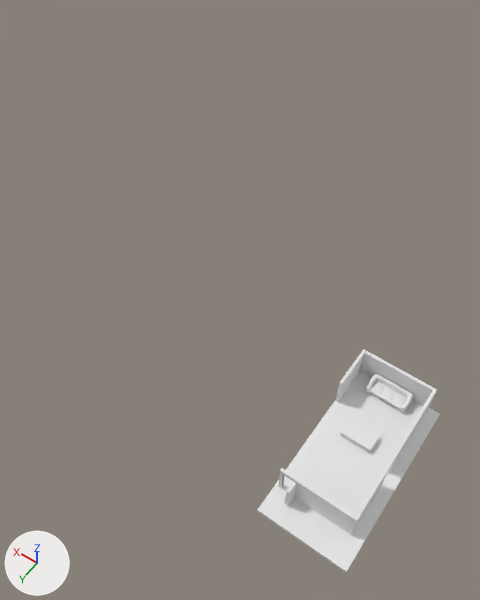
The Blender file modells/smartroom.blend: old version first, new version second.
Before and after are seen from a camera (50 mm lens) standing at (-45.0, 206.0, 383.0) and looking at (82.0, 28.0, 104.0). Lighting does not change. The marker at lower left points along +X, +Y and +Z.

The older version as bpy lines, for what is in view:
```python
ob_asztal_lap = bpy.data.objects.new('asztal lap', me_cylinder_000)
ob_asztal_lap.location = (4.5, 7.2, 1.5)
ob_asztal_lap.rotation_euler = (0.262, 0.262, 0.0)  # degrees (15, 15, 0)
ob_asztal_lap.scale = (0.0075, -0.0075, 0.019)
ob_fa_épület_alap = bpy.data.objects.new('Fa épület alap', me_cube_011)
ob_fa_épület_alap.location = (0.2, 22.8, -1.0)
ob_fa_épület_alap.scale = (30.0, 60.0, 1.0)
ob_kanapé_mesh = bpy.data.objects.new('Kanapé mesh', me_cube_010)
ob_kanapé_mesh.location = (3.4, -29.1, 5.0)
ob_kanapé_mesh.scale = (0.14, 0.06, 0.05)
```
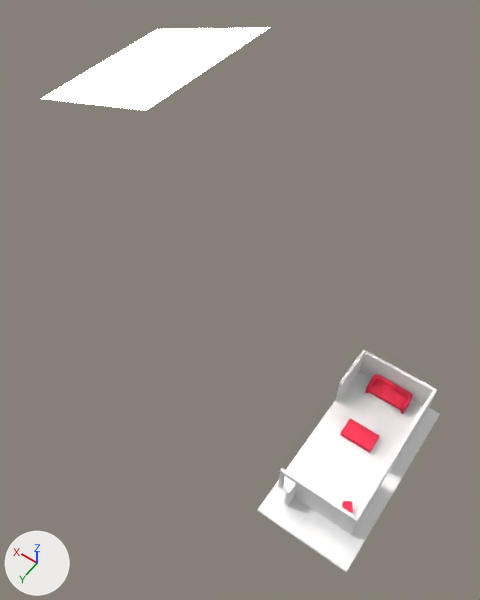
What differs and where, as boxes [x1, y1, x2, y2] in the pictures (480 x 600 px):
'Plane', added: after [40, 28, 269, 111]
'Kanapé mesh', recoloured (white to red): [365, 374, 413, 414] in both
'ventillátor grille', added: after [342, 501, 353, 513]
part 1 of me_cylinder_000, recoloured (white to red): [342, 419, 379, 451] in both

What changed in the scene script:
```text
Add mat_material_024:
    mat_material_024 = diffuse_material('Material.024')
    mat_material_024.base_color = (0.8, 0.0443, 0.093)  # red #e73b56
Add mat_material_010:
    mat_material_010 = emission_material('Material.010')
    mat_material_010.base_color = (0.8, 0.72, 0.676)  # white #e7ddd7
    mat_material_010.strength = 30.0
Change me_cylinder_000:
    where me_cylinder_000.from_pydata(...)  # 48 vertices, 32 faces; spans x -1445.0..1295.0, y -977.0..782.0, z -136.0..349.0
    used by ob_asztal_lap; location = (4.5, 7.2, 1.5); rotation_euler = (0.262, 0.262, 0.0), in degrees (15, 15, 0); scale = (0.0075, -0.0075, 0.019)
    remove me_cylinder_000.materials.append(mat_material_021)  # white #e7e7e7
    me_cylinder_000 part 1: all 19 faces that had it switch from mat_material_020 (white #e7e7e7) to mat_material_024 (red #e73b56)
Change me_cube_010:
    where me_cube_010.from_pydata(...)  # 207 vertices, 200 faces; spans x -100.0..100.0, y -88.0..100.0, z -100.0..100.0
    add me_cube_010.materials.append(mat_material_024)  # red #e73b56
Add me_cubeziercurve_010:
    me_cubeziercurve_010.from_pydata(...)  # 1092 vertices, 1492 faces; spans x -3.28..3.28, y -0.3..6.32, z -3.28..3.28
    me_cubeziercurve_010.materials.append(mat_material_024)  # red #e73b56
Add me_plane_004:
    me_plane_004.from_pydata([(-100.0, -100.0, 0.0), (100.0, -100.0, 0.0), (-100.0, 100.0, 0.0), (100.0, 100.0, 0.0)], [], [(0, 1, 3, 2)])
    me_plane_004.materials.append(mat_material_010)  # white #e7ddd7
Add ob_ventillátor_grille:
    ob_ventillátor_grille = bpy.data.objects.new('ventillátor grille', me_cubeziercurve_010)
    ob_ventillátor_grille.location = (-11.0, 49.9, 2.6)
    ob_ventillátor_grille.rotation_euler = (0.0, 0.349, 0.55)  # degrees (0, 20, 32)
Add ob_plane:
    ob_plane = bpy.data.objects.new('Plane', me_plane_004)
    ob_plane.location = (151.8, 0.8, 204.2)
    ob_plane.rotation_euler = (-0.359, 0.0, -1.642)  # degrees (-21, 0, -94)
    ob_plane.scale = (0.406, 0.406, 0.406)
```
